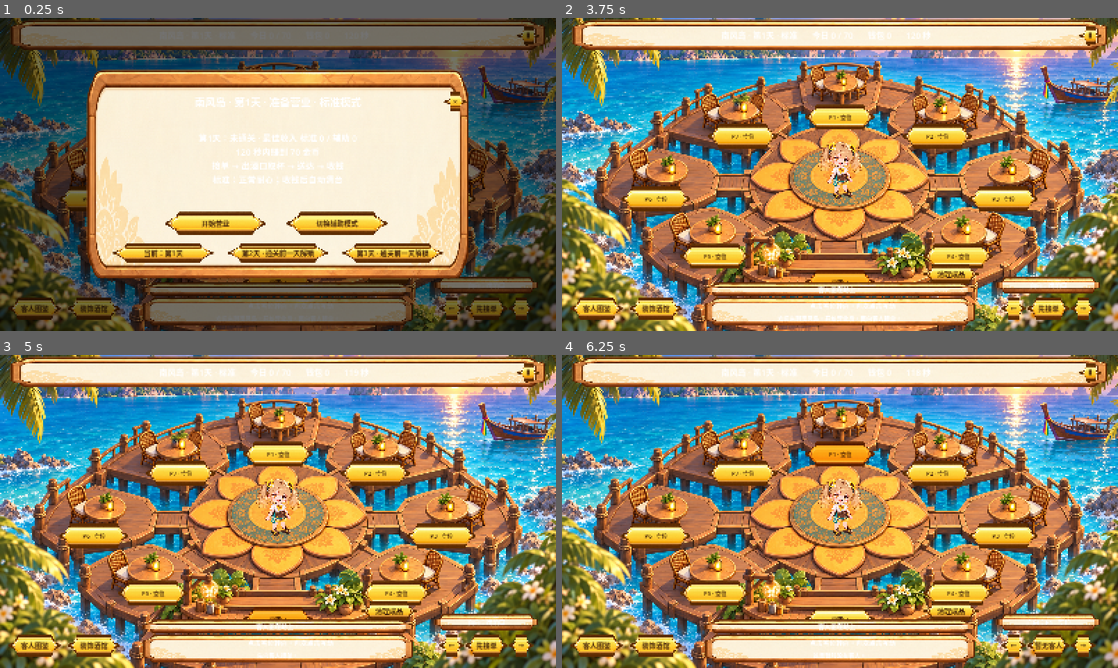
Above: before the commit, frames 1-4 (two rows, left to right).
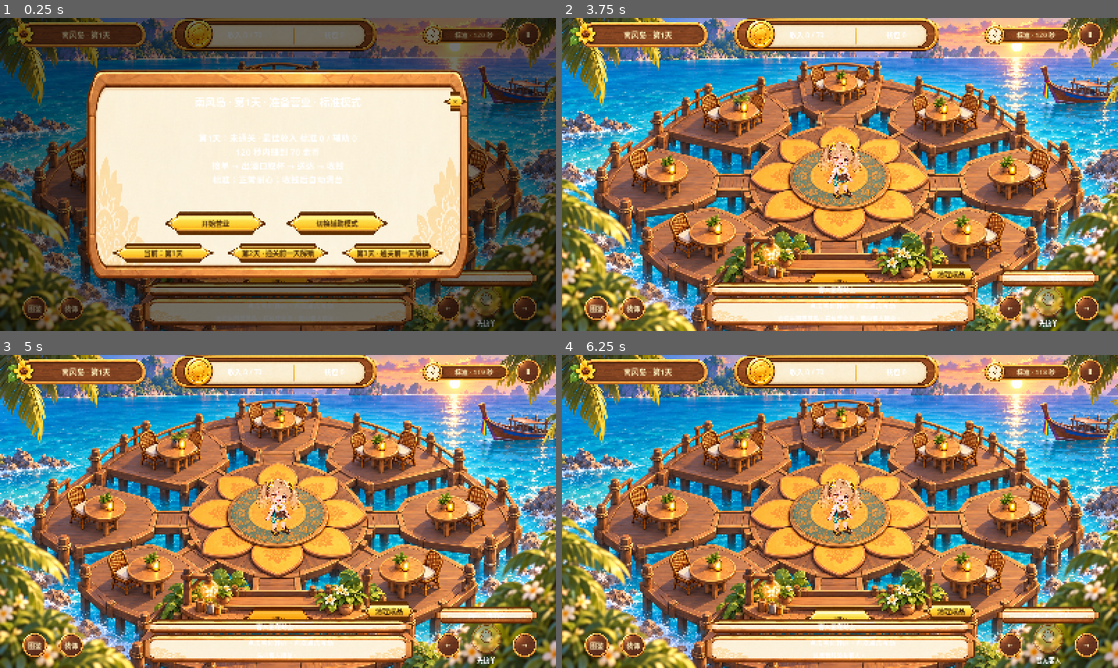
Above: after the commit, the same moments.

Repository: Crambola111/SunflowerTavern
Game: Godot game, scene res://scenes/island.tscn
The game is run twice, just before and just after one commit, with the same random seed, the same clock (stepped at 60 frames per second) and the same inputs.
Inputs (mouse positions are in pixels of both pictures, inside the frame that each line leads up to):
- Up to frame 1 (0.25 s): no input
- Up to frame 2 (3.75 s): click "Ⅱ" at 0.5 s; click (595, 309) at 1.25 s, where only the run before the commit has a clickable "客人图鉴"; click (595, 309) at 2 s, where only the run after the commit has a clickable "图鉴"; click "装饰酒馆" (after the commit: "装饰") at 2.75 s; click "开始营业" at 3.5 s
- Up to frame 3 (5 s): click "出酒口" at 4.25 s
- Up to frame 4 (6.25 s): click (840, 455) at 5 s, where only the run before the commit has a clickable "P1 · 空位"; click (834, 455) at 5.77 s

The runs differ from the first frame. In frame 1, 9.8% of the frame differs, in the area x 1-98%, y 0-99%; in frame 2, 17%; in frame 3, 17%; in frame 4, 17%.

Commit message:
feat(ui): wire native HUD order bubbles and round controls

Diff:
--- a/GodotProject/scripts/art_catalog.gd
+++ b/GodotProject/scripts/art_catalog.gd
@@ -42,3 +42,19 @@
 	box.texture_margin_top = 12
 	box.texture_margin_bottom = 12
 	return box
+
+# Runtime atlas crops keep the approved PNG originals intact.
+const UI_REGIONS := {
+	"UI_TimerPlate_Southwind_v1": Rect2(112, 143, 1836, 450),
+	"UI_RoundButtonBase_Southwind_v1": Rect2(74, 72, 1106, 1098),
+	"UI_MapNamePlate_Southwind_v1": Rect2(33, 143, 2090, 408),
+	"UI_IncomeGoalPlate_Southwind_v1": Rect2(25, 158, 2125, 355),
+	"UI_OrderBubble_Southwind_v1": Rect2(85, 105, 1465, 758),
+	"UI_InteractButton_Southwind_v1": Rect2(57, 59, 1133, 1138)
+}
+
+func ui_texture(asset: String) -> AtlasTexture:
+	var atlas := AtlasTexture.new()
+	atlas.atlas = texture(asset)
+	atlas.region = UI_REGIONS[asset]
+	return atlas
--- a/GodotProject/scripts/island.gd
+++ b/GodotProject/scripts/island.gd
@@ -17,6 +17,11 @@
 var assisted := false
 var modal: Control
 var hud: Label
+var income_label: Label
+var wallet_label: Label
+var timer_label: Label
+var action_caption: Label
+var bubbles: Array[TextureRect] = []
 var status: Label
 var queue_label: Label
 var tutorial_label: Label
@@ -68,23 +73,47 @@
 	for i in 8:
 		var selected := i
 		seats.append(button(self, SEATS[i]+Vector2(0,50 if i == 0 else 65), Vector2(200,70), "", func(): select_seat(selected)))
-		seats[i].add_theme_font_size_override("font_size", 16)
+		seats[i].add_theme_font_size_override("font_size", 15)
+		var bubble := texture(self, SEATS[i]+Vector2(0,65), Vector2(190,98), art.ui_texture("UI_OrderBubble_Southwind_v1"))
+		bubbles.append(bubble)
+		# Bubble is below the transparent button; the whole table remains clickable.
+		move_child(bubble, seats[i].get_index())
+		if i > 0:
+			for state in ["normal", "hover", "pressed", "disabled", "focus"]:
+				seats[i].add_theme_stylebox_override(state, StyleBoxEmpty.new())
+			seats[i].size = Vector2(156,70)
+			seats[i].position.x += 6
+			seats[i].add_theme_color_override("font_hover_color", Color("48270e"))
+			seats[i].add_theme_color_override("font_pressed_color", Color("48270e"))
 		var bar := ProgressBar.new()
 		place(bar, self, SEATS[i]+Vector2(0,106), Vector2(150,7))
 		bar.show_percentage = false
 		bar.mouse_filter = Control.MOUSE_FILTER_IGNORE
 		bars.append(bar)
-		icons.append(texture(self, SEATS[i]+Vector2(83,4) if i > 0 else SEATS[i]+Vector2(0,-58), Vector2(48,48), null))
-	card(self, Vector2(800,50), Vector2(1540,88))
-	hud = label(self, Vector2(760,50), Vector2(1390,65), "", 24)
-	button(self, Vector2(1520,50), Vector2(65,50), "Ⅱ", pause_game)
-	button(self, Vector2(100,835), Vector2(150,64), "客人图鉴", func(): codex(0))
-	button(self, Vector2(270,835), Vector2(150,64), "装饰酒馆", shop)
-	button(self, Vector2(1300,835), Vector2(70,64), "←", func(): turn(-1))
-	action = button(self, Vector2(1400,835), Vector2(120,64), "互动", interact)
-	button(self, Vector2(1500,835), Vector2(70,64), "→", func(): turn(1))
-	card(self, Vector2(1400,768), Vector2(300,46))
-	selection = label(self, Vector2(1400,768), Vector2(280,34), "", 18)
+		icons.append(texture(self, SEATS[i]+Vector2(69,53) if i > 0 else SEATS[i]+Vector2(0,-58), Vector2(32,32), null))
+	texture(self, Vector2(220,48), Vector2(405,79), art.ui_texture("UI_MapNamePlate_Southwind_v1"))
+	hud = label(self, Vector2(247,48), Vector2(300,45), "", 22)
+	hud.add_theme_color_override("font_color", Color("fff0bd"))
+	texture(self, Vector2(790,48), Vector2(600,100), art.ui_texture("UI_IncomeGoalPlate_Southwind_v1"))
+	income_label = label(self, Vector2(704,48), Vector2(275,45), "", 20)
+	wallet_label = label(self, Vector2(961,48), Vector2(185,45), "", 20)
+	texture(self, Vector2(1340,48), Vector2(250,65), art.ui_texture("UI_TimerPlate_Southwind_v1"))
+	timer_label = label(self, Vector2(1364,48), Vector2(190,50), "", 19)
+	timer_label.add_theme_color_override("font_color", Color("fff0bd"))
+	round_button(Vector2(1520,48), "Ⅱ", pause_game)
+	round_button(Vector2(100,835), "图鉴", func(): codex(0))
+	round_button(Vector2(205,835), "装饰", shop)
+	round_button(Vector2(1290,835), "←", func(): turn(-1))
+	action = button(self, Vector2(1400,816), Vector2(92,92), "互动", interact)
+	round_button(Vector2(1510,835), "→", func(): turn(1))
+	for state in ["normal", "hover", "pressed", "disabled", "focus"]:
+		action.add_theme_stylebox_override(state, StyleBoxEmpty.new())
+	for state in ["font_color", "font_hover_color", "font_pressed_color", "font_disabled_color", "font_focus_color"]:
+		action.add_theme_color_override(state, Color.TRANSPARENT)
+	texture(action, Vector2(46,46), Vector2(92,92), art.ui_texture("UI_InteractButton_Southwind_v1"))
+	action_caption = label(self, Vector2(1400,878), Vector2(180,30), "", 18)
+	card(self, Vector2(1400,748), Vector2(300,46))
+	selection = label(self, Vector2(1400,748), Vector2(280,34), "", 18)
 	card(self, Vector2(800,845), Vector2(780,82))
 	queue_label = label(self, Vector2(837,827), Vector2(650,32), "", 19)
 	held_icon = texture(self, Vector2(455,827), Vector2(38,38), null)
@@ -210,7 +239,10 @@
 	if not progress.error.is_empty():
 		show_error(progress.error)
 		return
-	hud.text = "南风岛 · 第%d天 · %s       今日 %d / %d       钱包 %d       %d 秒" % [current_day, "辅助" if assisted else "标准", model.coins, model.day.target, progress.data.wallet, ceili(model.day.duration-model.elapsed)]
+	hud.text = "南风岛 · 第%d天" % current_day
+	income_label.text = "收入 %d / %d" % [model.coins, model.day.target]
+	wallet_label.text = "钱包 %d" % progress.data.wallet
+	timer_label.text = "%s · %d 秒" % ["辅助" if assisted else "标准", maxi(0, ceili(model.day.duration-model.elapsed))]
 	var dt := 0.0 if model.paused or model.ended or focus_paused else delta
 	ambient.advance(dt)
 	feedback_time = maxf(0, feedback_time-dt)
@@ -256,6 +288,8 @@
 	for i in 8:
 		seats[i].modulate = Color("b6ffb6") if hint == i else (Color("ffc24a") if model.direction == i else Color.WHITE)
 		bars[i].visible = false
+		bubbles[i].visible = i > 0 and (not model.at(i).is_empty() or model.bills.has(i) or model.blocked(i))
+		bubbles[i].modulate = seats[i].modulate
 		if i == 0:
 			seats[i].text = "出酒口 · 取杯" if not model.ready.is_empty() else "出酒口"
 			continue
@@ -274,7 +308,8 @@
 			seats[i].text = "P%d · 待收款\n金币 · 用过的杯子 ×%d" % [i, model.bills[i].cups]
 			continue
 		if v.is_empty():
-			seats[i].text = "P%d · %s" % [i, "行李占座" if model.blocked(i) else "空位"]
+			seats[i].text = "行李占座" if model.blocked(i) else ""
+			seats[i].tooltip_text = "P%d · 空位" % i
 			if visibility[i] == 0:
 				visit_ids.erase(i)
 			continue
@@ -342,6 +377,9 @@
 		action.text = "饮用中"
 		actionable = false
 	action.disabled = not can_input() or not actionable
+	action_caption.text = action.text
+	action.tooltip_text = action.text + " · Space"
+	action.modulate = Color(1,1,1,0.5) if action.disabled else Color.WHITE
 
 func choose_day(day: int) -> void:
 	if not progress.can_enter(day) or (not model.ended and model.elapsed > 0):
@@ -544,3 +582,15 @@
 	control.add_theme_color_override("font_color",Color("48270e"))
 	control.pressed.connect(callback)
 	return control
+
+func round_button(center: Vector2, caption: String, callback: Callable) -> Button:
+	var control := button(self, center, Vector2(72,72), caption, callback)
+	var box := StyleBoxTexture.new()
+	box.texture = art.ui_texture("UI_RoundButtonBase_Southwind_v1")
+	for state in ["normal", "hover", "pressed", "disabled"]:
+		control.add_theme_stylebox_override(state, box)
+	for state in ["font_color", "font_hover_color", "font_pressed_color", "font_focus_color"]:
+		control.add_theme_color_override(state, Color("fff0bd"))
+	control.mouse_entered.connect(func(): control.modulate = Color(1.15,1.15,1.15))
+	control.mouse_exited.connect(func(): control.modulate = Color.WHITE)
+	return control
